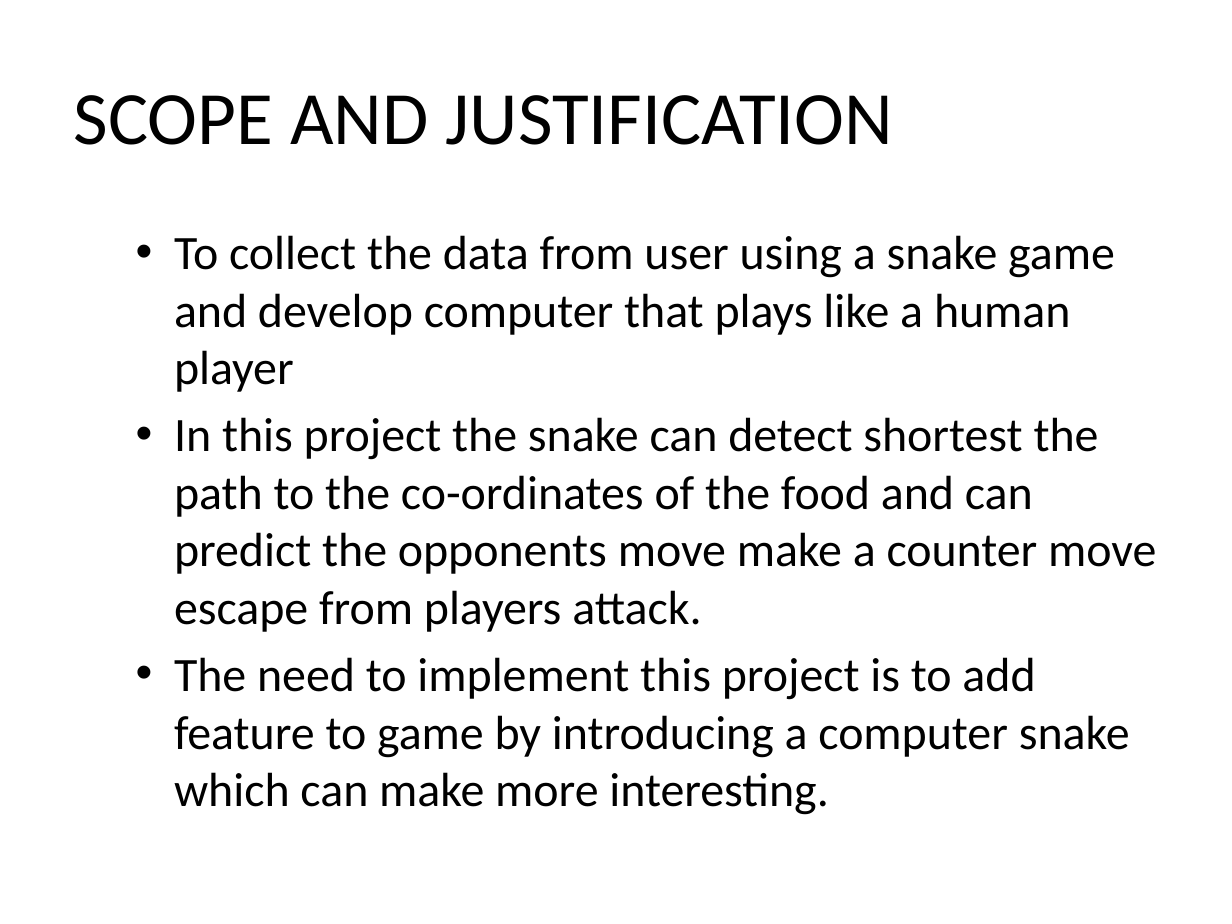
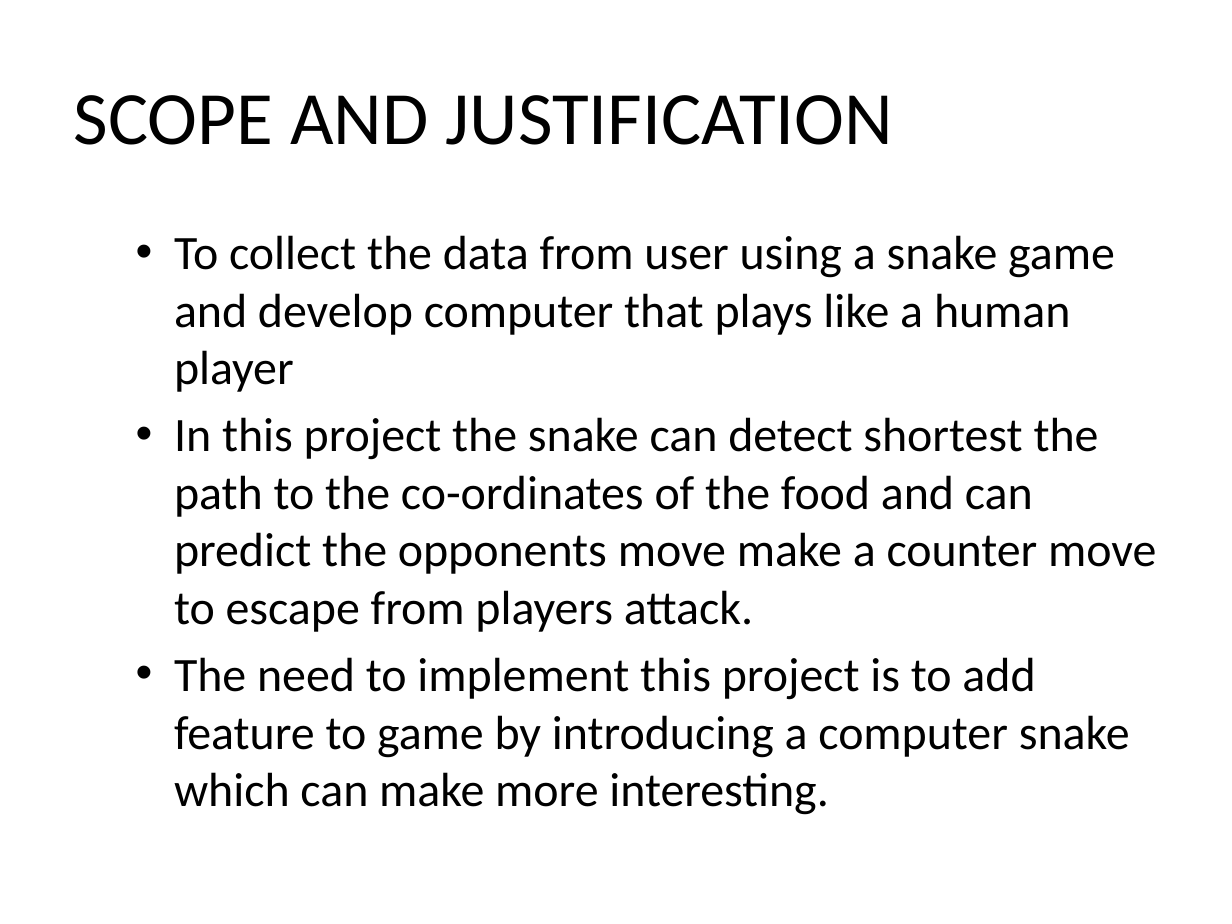
Before and after one commit to Greeny6092/Mini-Project-sem7-, a slide deck: slide 5 of presentation/AI BASED MULTIPLAYER SNAKE GAME(mini project).pptx. Drawn at 1232x924 pixels with LibreOffice and Linux fonts; fonts in the diff are those of the drawing. Boxes give left, top, right and bottom in pixels: in the first picture for what was removed or moved away, otherwise in the second. Text is boxed around its words. In the diff, an @@ line names an element or a change of style, - is before the commit and + after.

```diff
--- a/presentation/AI BASED MULTIPLAYER SNAKE GAME(mini project).pptx
+++ b/presentation/AI BASED MULTIPLAYER SNAKE GAME(mini project).pptx
@@ text at box(174, 417, 1156, 632): text changed @@
-  • In this project the snake can detect shortest the path to the co-ordinates of the food and can predict the opponents move make a counter move escape from players attack.
+  • In this project the snake can detect shortest the path to the co-ordinates of the food and can predict the opponents move make a counter move to escape from players attack.
```
Also in this commit, not shown: 10 other slides changed, 2 other files.
